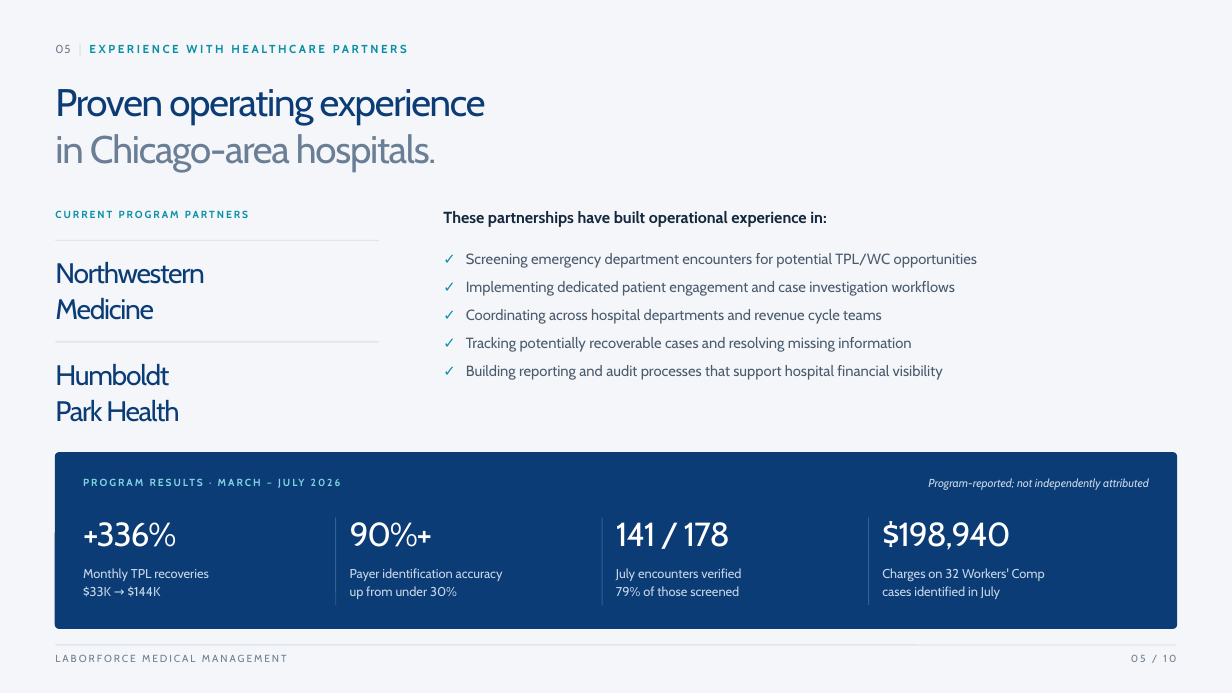
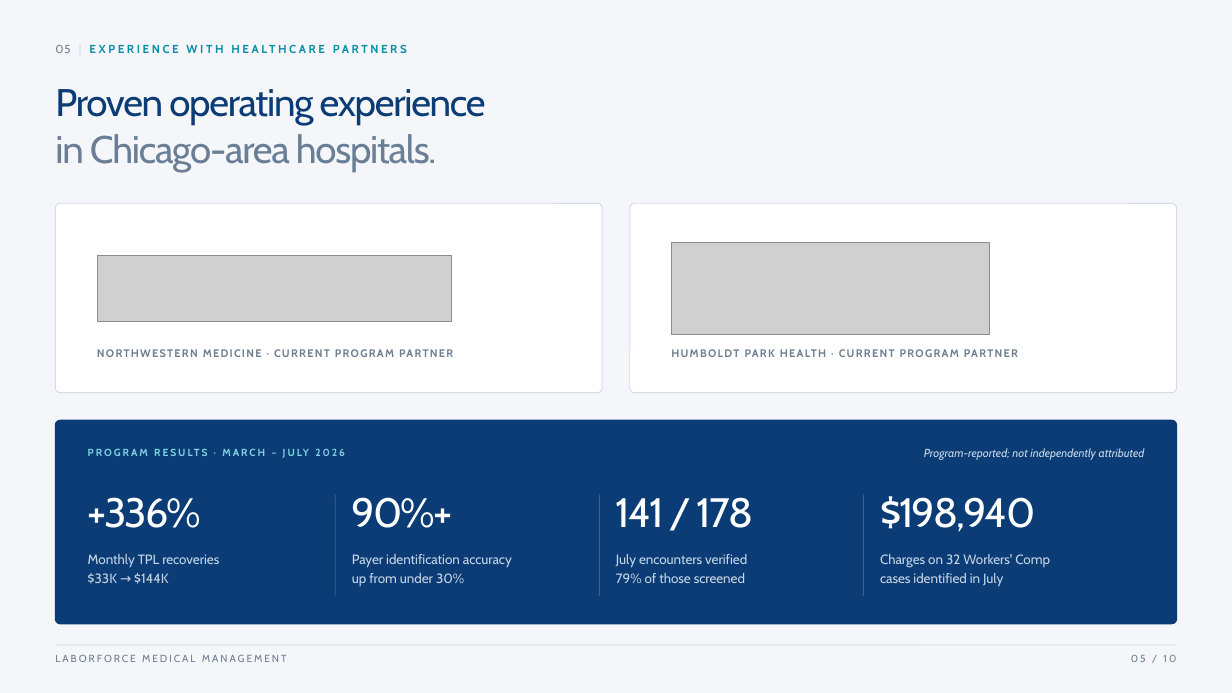
Before and after one commit to GMyoung/laborforce-deck, a slide deck: slide 5 of LaborForce_CookCountyHealth.pptx. Drawn at 1232x693 pixels with LibreOffice and Linux fonts; fonts in the diff are those of the drawing; grey boxes stand for pictures. Boxes give left, top, right and bottom in pixels: in the first picture for what was removed or moved away, otherwise in the second. Text is boxed around its words. In the diff, an @@ line names an element or a change of style, - is before the commit and + after.

```diff
--- a/LaborForce_CookCountyHealth.pptx
+++ b/LaborForce_CookCountyHealth.pptx
@@ rounded rectangle added at [55,203,603,393], fill #FFFFFF, outline #D4DCE6 0.75 pt @@
@@ rounded rectangle added at [630,203,1177,393], fill #FFFFFF, outline #D4DCE6 0.75 pt @@
@@ text removed at [55,210,248,218] @@
-CURRENT PROGRAM PARTNERS
@@ text removed at [443,211,826,227] @@
-These partnerships have built operational experience in:
@@ text at [55,262,205,320]: text changed; size 22 to 8.5 pt; text colour #0C3C75 to #6E7E90; bold on @@
-Northwestern
-Medicine
+NORTHWESTERN MEDICINE · CURRENT PROGRAM PARTNER
@@ line removed from (55, 240) to (379, 240) @@
@@ picture added at [97,255,452,322] @@
@@ text removed at [466,253,977,380] @@
-✓ Screening emergency department encounters for potential TPL/WC opportunities
-✓ Implementing dedicated patient engagement and case investigation workflows
-✓ Coordinating across hospital departments and revenue cycle teams
-✓ Tracking potentially recoverable cases and resolving missing information
-✓ Building reporting and audit processes that support hospital financial visibility
@@ picture added at [672,242,990,335] @@
@@ line removed from (55, 342) to (379, 342) @@
@@ text at [55,364,179,422]: text changed; size 22 to 8.5 pt; text colour #0C3C75 to #6E7E90; bold on @@
-Humboldt
-Park Health
+HUMBOLDT PARK HEALTH · CURRENT PROGRAM PARTNER
@@ rounded rectangle: place and size @@
-rounded rectangle at [55,453,1177,628]
+rounded rectangle at [55,421,1177,624]
@@ rounded rectangle at [55,421,1177,624]: proportions changed @@
@@ text "PROGRAM RESULTS · MARCH – ...": place and size @@
-text "PROGRAM RESULTS · MARCH – ..." at [83,476,545,496]
+text "PROGRAM RESULTS · MARCH – ..." at [88,446,550,467]
@@ text "Program-reported; not independently attributed": place and size @@
-text "Program-reported; not independently attributed" at [928,478,1149,490]
+text "Program-reported; not independently attributed" at [924,448,1145,460]
@@ text "+336%": place and size @@
-text "+336%" at [83,522,176,547]
+text "+336%" at [88,497,201,528]
@@ line moved from (335, 518) - (335, 605) to (335, 494) - (335, 596) @@
@@ text "90%+": place and size @@
-text "90%+" at [350,522,433,547]
+text "90%+" at [352,497,453,528]
@@ line moved from (603, 518) - (603, 605) to (600, 494) - (600, 596) @@
@@ text "141 / 178": place and size @@
-text "141 / 178" at [616,522,730,547]
+text "141 / 178" at [616,497,753,528]
@@ line moved from (869, 518) - (869, 605) to (863, 494) - (863, 596) @@
@@ size 26 to 32 pt, letter spacing -1 to -1.5 pt in 4 elements at [616,497,753,528], [352,497,453,528], [88,497,201,528], [880,496,1035,532] @@
@@ text "$198,940": place and size @@
-text "$198,940" at [882,521,1010,550]
+text "$198,940" at [880,496,1035,532]
@@ size 10 to 10.5 pt; line spacing 1.15 to 1.2 in 4 elements at [616,554,747,583], [352,554,512,586], [880,554,1050,587], [88,554,219,584] @@
@@ text "Monthly TPL recoveries": place and size @@
-text "Monthly TPL recoveries" at [83,568,209,597]
+text "Monthly TPL recoveries" at [88,554,219,584]
@@ text "Payer identification accuracy": place and size @@
-text "Payer identification accuracy" at [350,568,503,599]
+text "Payer identification accuracy" at [352,554,512,586]
@@ text "July encounters verified": place and size @@
-text "July encounters verified" at [616,568,741,596]
+text "July encounters verified" at [616,554,747,583]
@@ text "Charges on 32 Workers' Comp": place and size @@
-text "Charges on 32 Workers' Comp" at [882,568,1045,599]
+text "Charges on 32 Workers' Comp" at [880,554,1050,587]
```
Also in this commit, not shown: 8 other slides changed, 1 other file.
